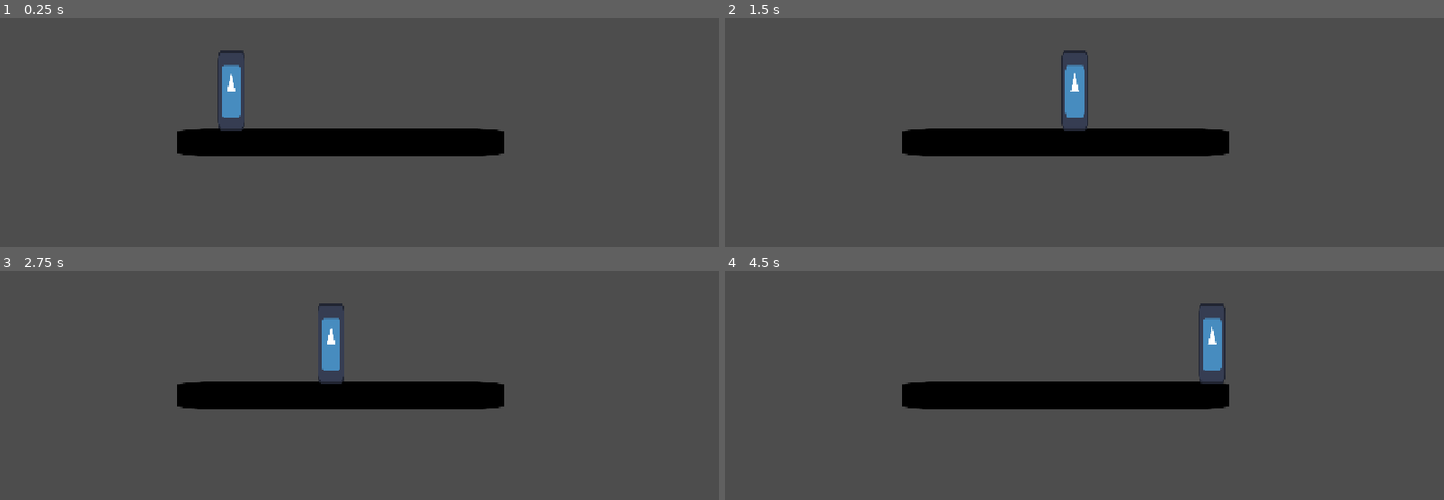
Above: before the commit, frames 1-4 (two rows, left to right).
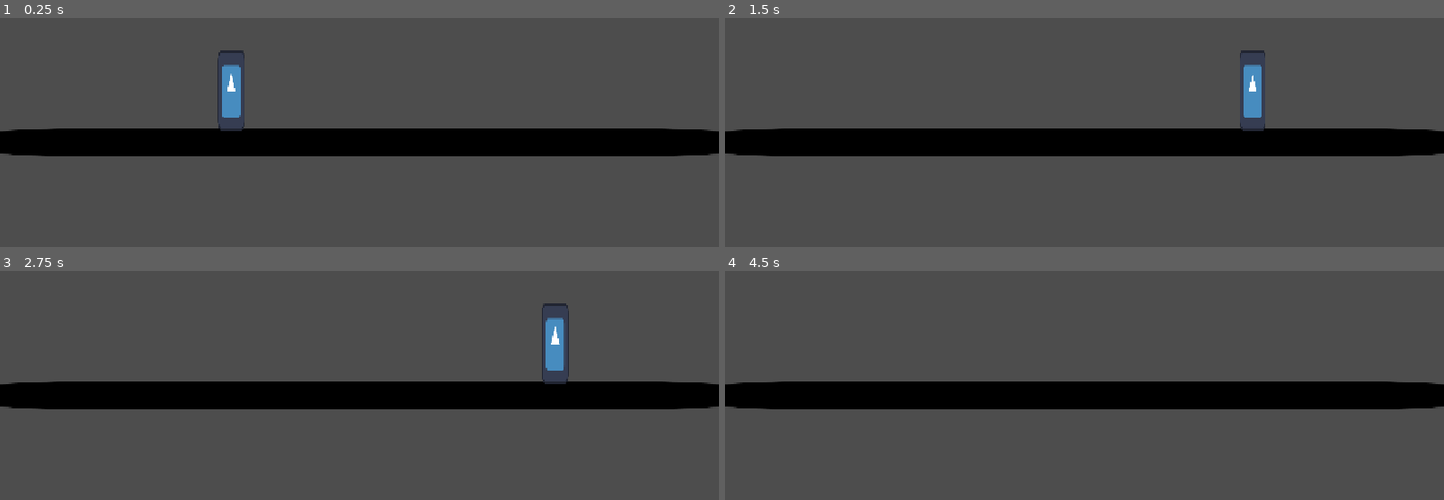
Above: after the commit, the same moments.

Repository: Medcro/GameBijiWIDAI2026
Game: Godot game, scene res://scenes/main.tscn
Same seed, same stepped clock (60 frames per second), same inputs: the game is played once before the commit and once after it. The engine's default icon, where the game draws it, is replaced by a stand-in: a white triangle on a blue panel in a dark square.
Inputs:
- Up to frame 1 (0.25 s): no input
- Up to frame 2 (1.5 s): tap Enter at 0.5 s; hold Right (ui_right) from 0.53 s (still down); tap C (Jump) at 0.77 s
- Up to frame 3 (2.75 s): tap C (Jump) at 1.52 s; release Right (ui_right) at 2.03 s; hold Left (ui_left) from 2.03 s (still down)
- Up to frame 4 (4.5 s): release Left (ui_left) at 2.78 s; hold Right (ui_right) 2.78-4.28 s; tap C (Jump) at 3.02, 3.77 s; hold Left (ui_left) from 4.28 s (still down)

The runs differ from the first frame. In frame 1, 6.6% of the frame differs, in the area x 0-100%, y 48-61%; in frame 2, 8.0%, in the area x 0-100%, y 14-61%; in frame 3, 7.9%; in frame 4, 7.4%.

Commit message:
Momentum on Jump
added lerp on player movement while jumping

Diff:
--- a/scenes/floor.tscn
+++ b/scenes/floor.tscn
@@ -3,16 +3,16 @@
 [ext_resource type="Texture2D" uid="uid://5w0yxw8w6x31" path="res://assets/icon.svg" id="1_ukw5w"]
 
 [sub_resource type="RectangleShape2D" id="RectangleShape2D_kuqtn"]
-size = Vector2(519, 40)
+size = Vector2(1156, 40)
 
 [node name="Floor" type="StaticBody2D" groups=["Floor"]]
 
 [node name="Sprite2D" type="Sprite2D" parent="."]
 self_modulate = Color(0, 0, 0, 1)
-position = Vector2(7.6293945e-06, -0.5)
-scale = Vector2(4.09375, 0.3515625)
+position = Vector2(30.99998, -0.5)
+scale = Vector2(9.031251, 0.3515625)
 texture = ExtResource("1_ukw5w")
 
 [node name="CollisionShape2D" type="CollisionShape2D" parent="."]
-position = Vector2(0.5, -1)
+position = Vector2(31, -1)
 shape = SubResource("RectangleShape2D_kuqtn")
--- a/scripts/player.gd
+++ b/scripts/player.gd
@@ -1,6 +1,6 @@
 extends CharacterBody2D
 
-@export var speed : float = 200
+@export var speed : float = 500
 @export var jump : float = -300
 @export var gravity : float = 980
 
@@ -12,9 +12,14 @@
 		velocity.y = jump
 
 	var direction = Input.get_axis("ui_left", "ui_right")
-	if direction:
-		velocity.x = direction * speed
+
+	if is_on_floor():
+		if direction:
+			velocity.x = direction * speed
+		else:
+			velocity.x = move_toward(velocity.x, 0, speed)
+
 	else:
-		velocity.x = move_toward(velocity.x, 0, speed)
+		velocity.x = lerp(velocity.x, direction*speed, delta * 2.0)
 
 	move_and_slide()
